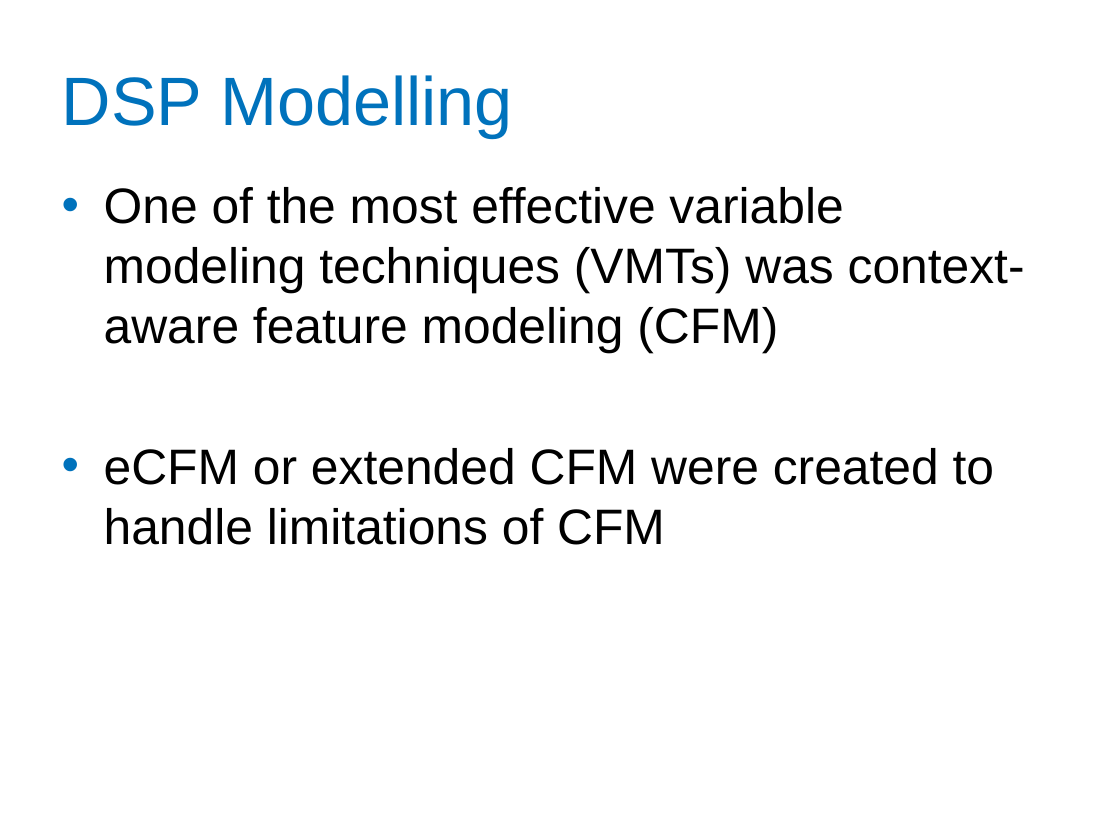
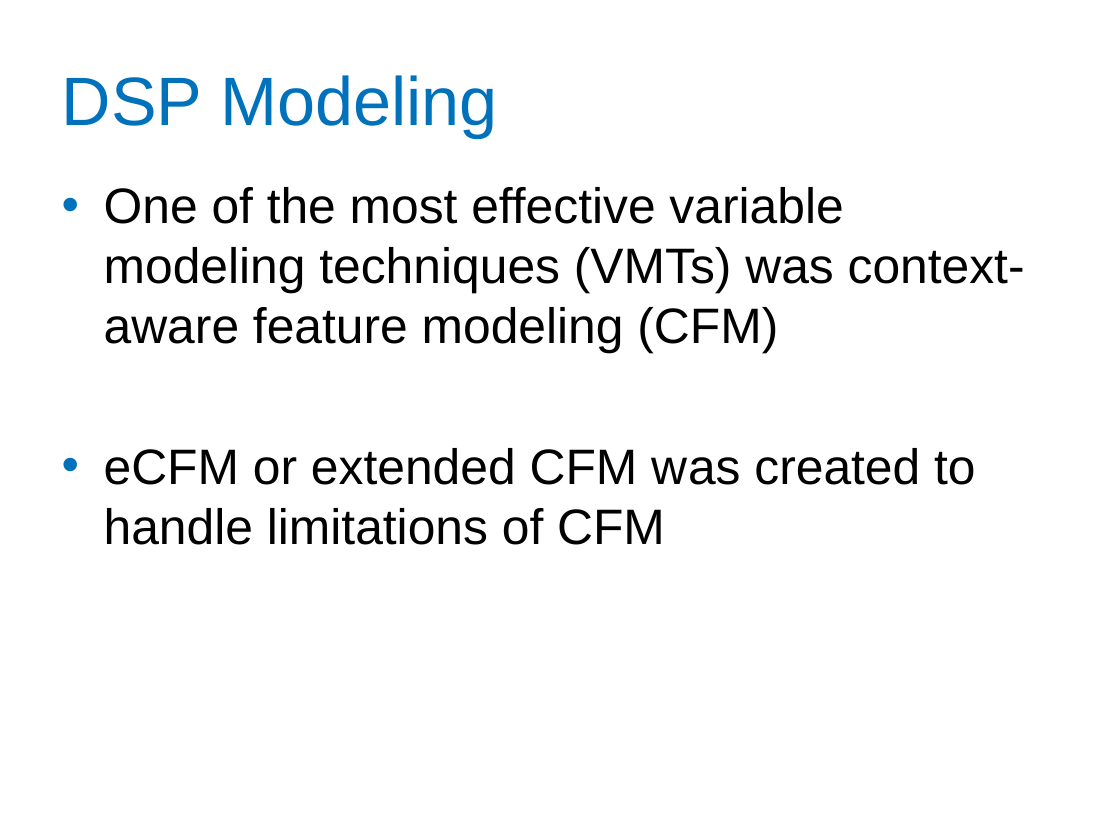
Before and after one commit to Ruthvicp/CS5551_Team_11_Project, a slide deck: slide 3 of Documentation/DAS_Team11.pptx. Drawn at 1120x840 pixels with LibreOffice and Linux fonts; fonts in the diff are those of the drawing; background and template pictures are left out. Boxes give left, top, right and bottom in pixels: in the first picture for what was removed or moved away, otherwise in the second. Text is boxed around its words. In the diff, an @@ line names an element or a change of style, - is before the commit and + after.

```diff
--- a/Documentation/DAS_Team11.pptx
+++ b/Documentation/DAS_Team11.pptx
@@ title at box(62, 75, 498, 138): text changed @@
-DSP Modelling
+DSP Modeling
@@ text at box(104, 448, 975, 545): text changed @@
-• eCFM or extended CFM were created to handle limitations of CFM
+• eCFM or extended CFM was created to handle limitations of CFM
```
Also in this commit, not shown: 4 other slides changed.
